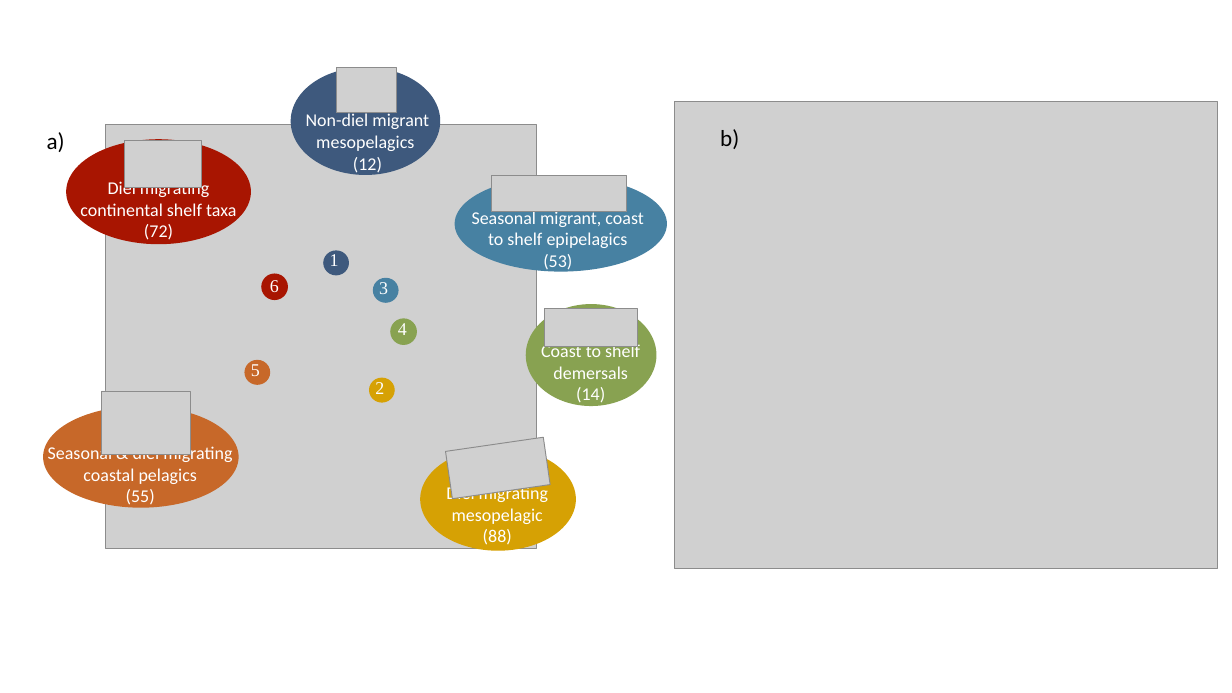
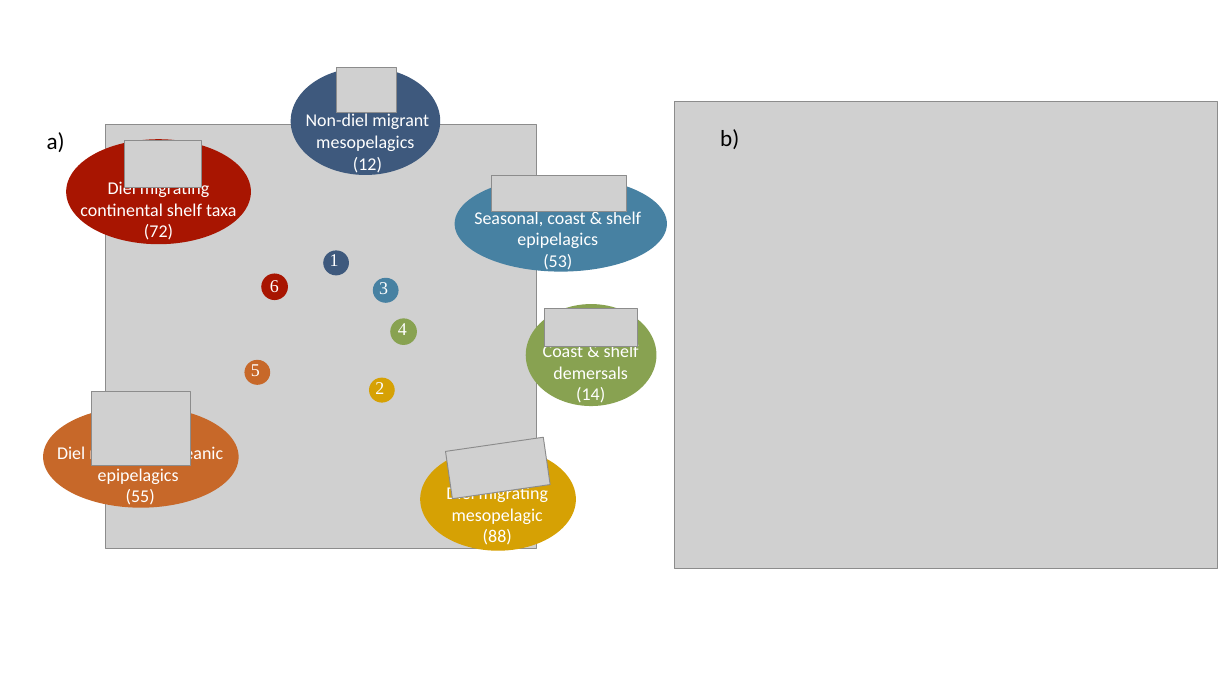
Before and after one commit to CHANGE-Lab/albacore-diet-global, a slide deck: slide 2 of outputs_figures/ms_figures/fig3_clusters/dendrogram_radial.pptx. Drawn at 1232x693 pixels with LibreOffice and Linux fonts; fonts in the diff are those of the drawing; grey boxes stand for pictures. Boxes give left, top, right and bottom in pixels: in the first picture for what was removed or moved away, otherwise in the second. Text is boxed around its words. In the diff, an @@ line names an element or a change of style, - is before the commit and + after.

```diff
--- a/outputs_figures/ms_figures/fig3_clusters/dendrogram_radial.pptx
+++ b/outputs_figures/ms_figures/fig3_clusters/dendrogram_radial.pptx
@@ text at box(474, 209, 641, 248): text changed @@
-Seasonal migrant, coast to shelf epipelagics
+Seasonal, coast & shelf epipelagics
@@ text at box(543, 342, 639, 379): text changed @@
-Coast to shelf demersals
+Coast & shelf demersals
@@ picture: place and size @@
-picture at box(102, 391, 190, 454)
+picture at box(91, 391, 190, 466)
@@ text at box(57, 445, 223, 484): text changed @@
-Seasonal & diel migrating coastal pelagics
+Diel migrating, oceanic epipelagics
```
Also in this commit, not shown: 1 other slide changed, 6 other files.
